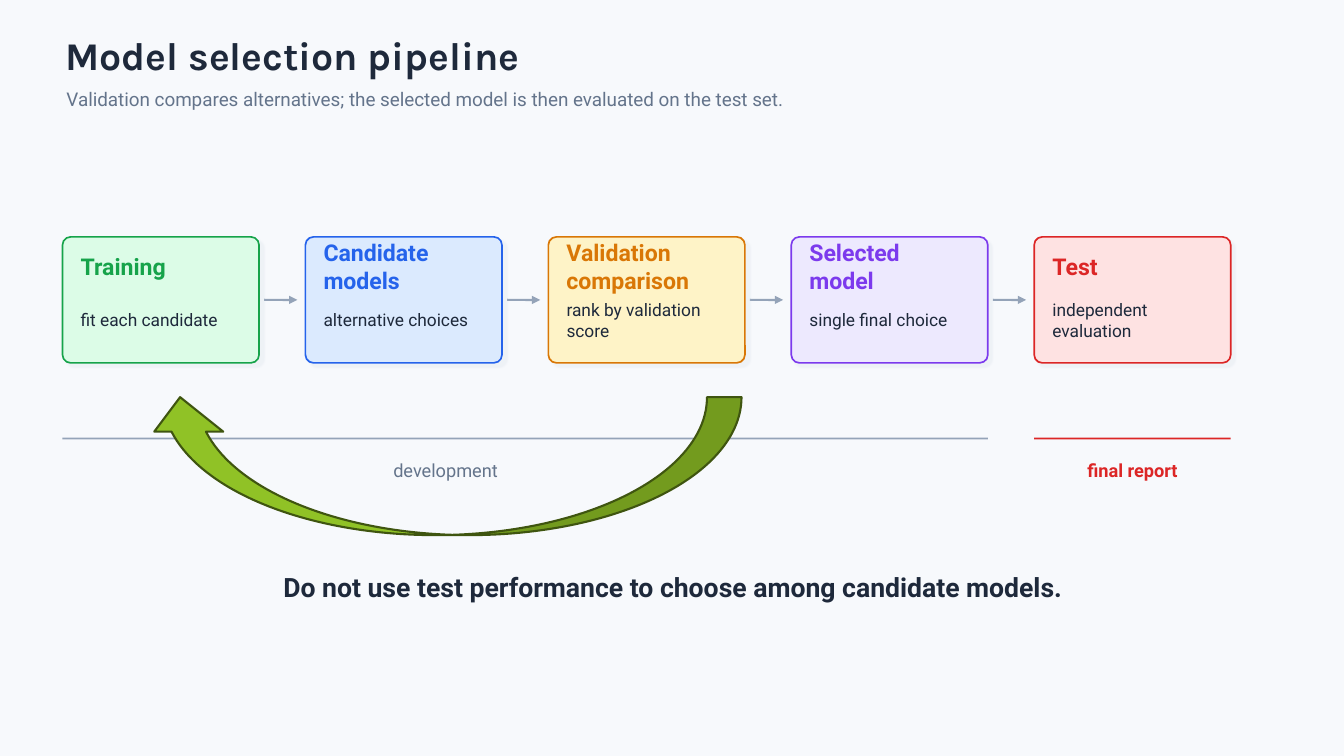
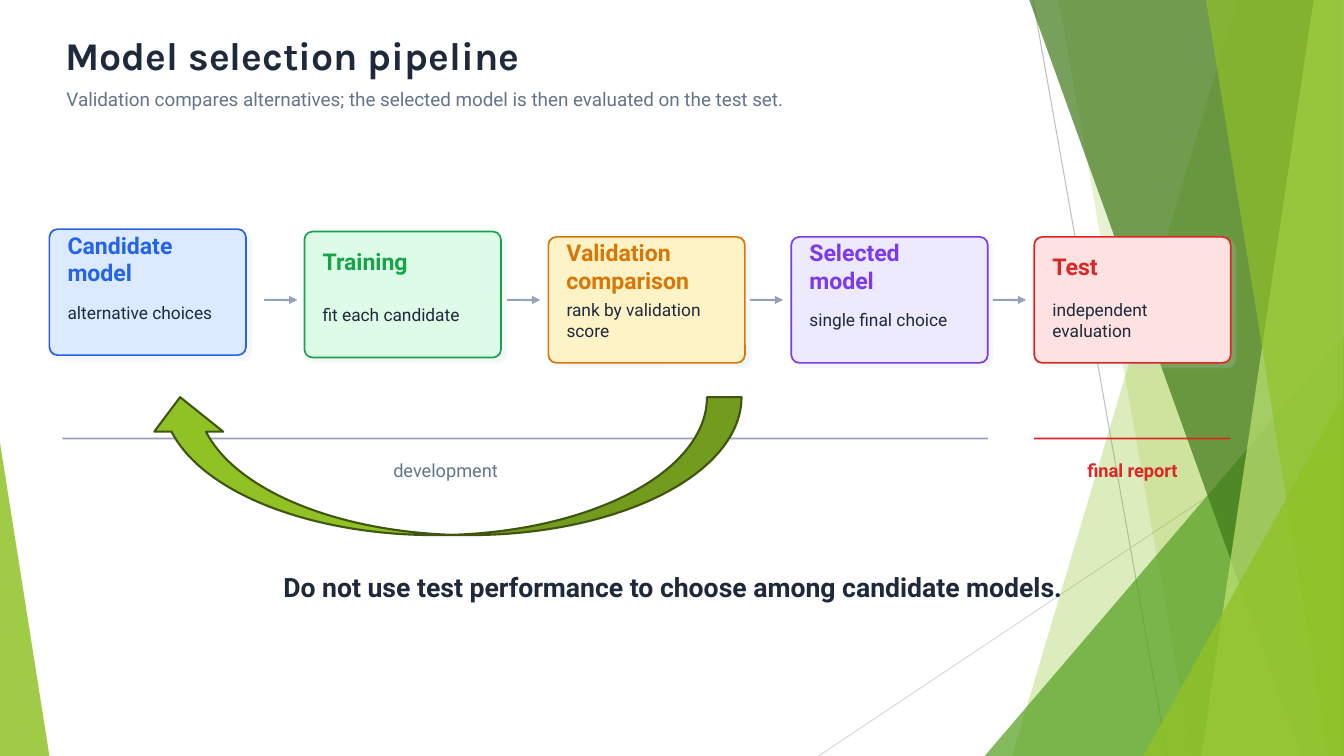
Before and after one commit to FranzGH/timeseries, a slide deck: slide 8 of Slides/02 Training, Validation, Test and Data Leakage.pptx. Drawn at 1344x756 pixels with LibreOffice and Linux fonts; fonts in the diff are those of the drawing. Boxes give left, top, right and bottom in pixels: in the first picture for what was removed or moved away, otherwise in the second. Text is boxed around its words. In the diff, an @@ line names an element or a change of style, - is before the commit and + after.

```diff
--- a/Slides/02 Training, Validation, Test and Data Leakage.pptx
+++ b/Slides/02 Training, Validation, Test and Data Leakage.pptx
@@ rectangle removed at (0, 0, 1344, 756) @@
@@ 2 texts, 1 rounded rectangle: place and size @@
-2 texts, 1 rounded rectangle at (306, 237, 502, 363)
+2 texts, 1 rounded rectangle at (49, 229, 246, 355)
@@ 2 texts, 1 rounded rectangle: place and size @@
-2 texts, 1 rounded rectangle at (63, 237, 259, 363)
+2 texts, 1 rounded rectangle at (304, 232, 501, 358)
@@ text at (68, 263, 132, 281): text changed @@
-models
+model
```
Also in this commit, not shown: 5 other slides changed, 1 other file.
